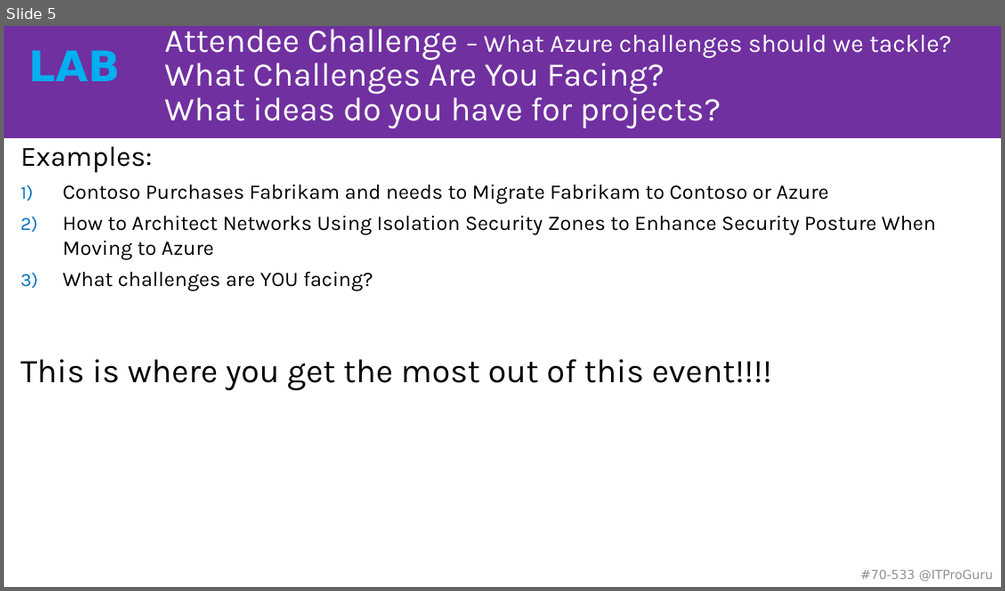
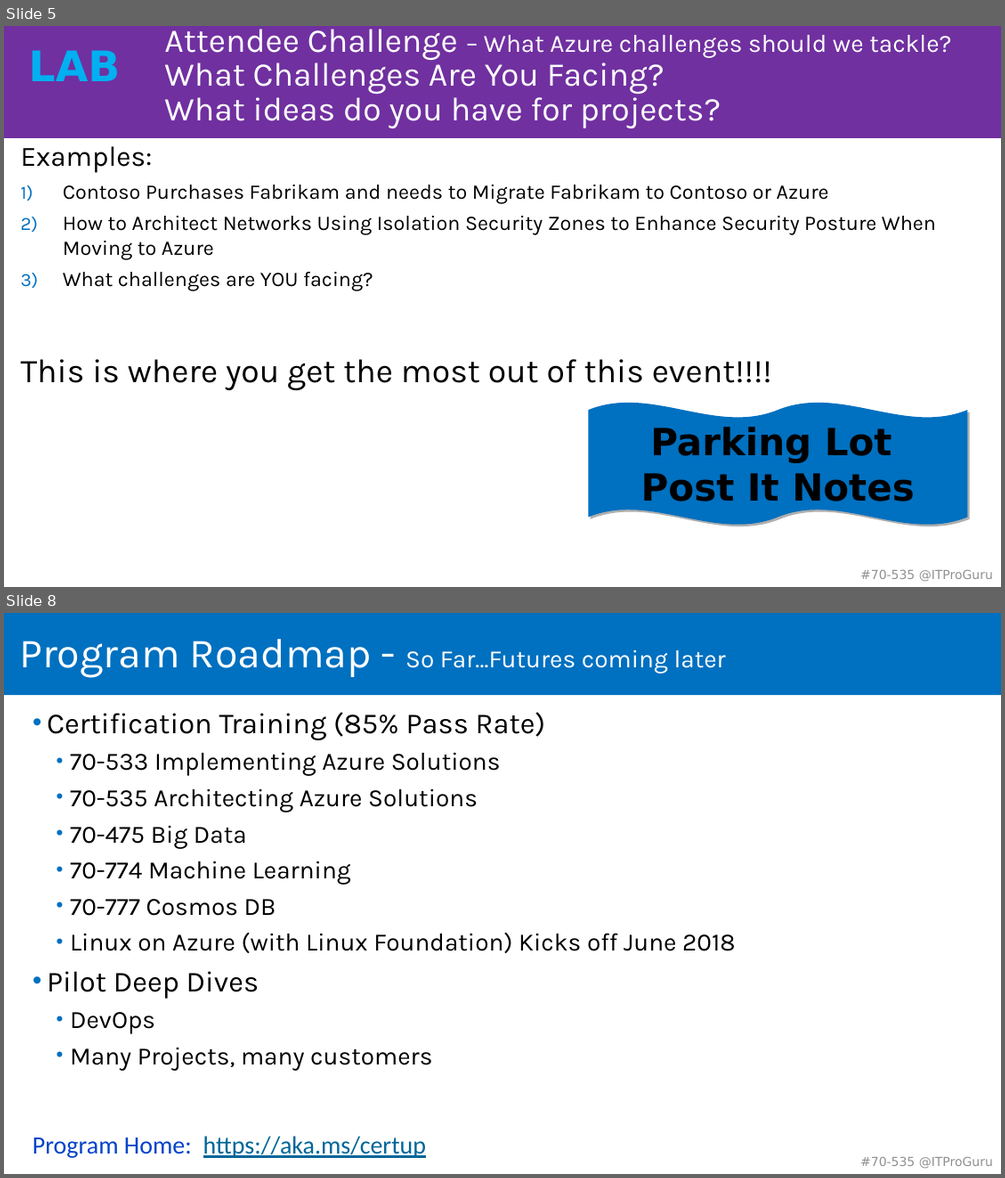
Before and after one commit to guruskill/70-535, a slide deck: Presentations/2018-05-14-Boston/535-Opening-Extra.pptx. Shown one above the other, each under a label of ours: slide 5 before the commit, slides 5 and 8 after it; the slides between them are not shown. The pictures are 1005x591 and 1005x1178 pixels, drawn with LibreOffice and Linux fonts; fonts in the diff are those of the drawing. Boxes give left, top, right and bottom in pixels: in the first picture for what was removed or moved away, otherwise in the second. Text is boxed around its words. In the diff, an @@ line names an element or a change of style, - is before the commit and + after.

```diff
--- a/Presentations/2018-05-14-Boston/535-Opening-Extra.pptx
+++ b/Presentations/2018-05-14-Boston/535-Opening-Extra.pptx
@@ slide 8 added at [4, 613, 1001, 1174], background #FFFFFF; not listed: 2 template elements that a slide beside it also shows @@
@@ title added at [19, 639, 726, 677], 24 pt, text #FFFFFF @@
+Program Roadmap - So Far…Futures coming later
@@ text added at [47, 712, 735, 1070], 24 pt, text #000000 @@
+• Certification Training (85% Pass Rate)
+  • 70-533 Implementing Azure Solutions
+  • 70-535 Architecting Azure Solutions
+  • 70-475 Big Data
+  • 70-774 Machine Learning
+  • 70-777 Cosmos DB
+  • Linux on Azure (with Linux Foundation) Kicks off June 2018
+• Pilot Deep Dives
+  • DevOps
+  • Many Projects, many customers
@@ text added at [32, 1135, 426, 1158], 24 pt, text #006699, underline @@
+Program Home: https://aka.ms/certup
@@ slide 5 changed as well @@
@@ double wave added at [588, 402, 967, 524], fill #0070C0, 36 pt, text #000000, bold @@
+Parking Lot
+Post It Notes
@@ text at [860, 570, 993, 581]: text changed @@
-#70-533 @ITProGuru
+#70-535 @ITProGuru
```
Also in this commit, not shown: 3 other slides changed, 20 other slides added, 1 slide removed.
